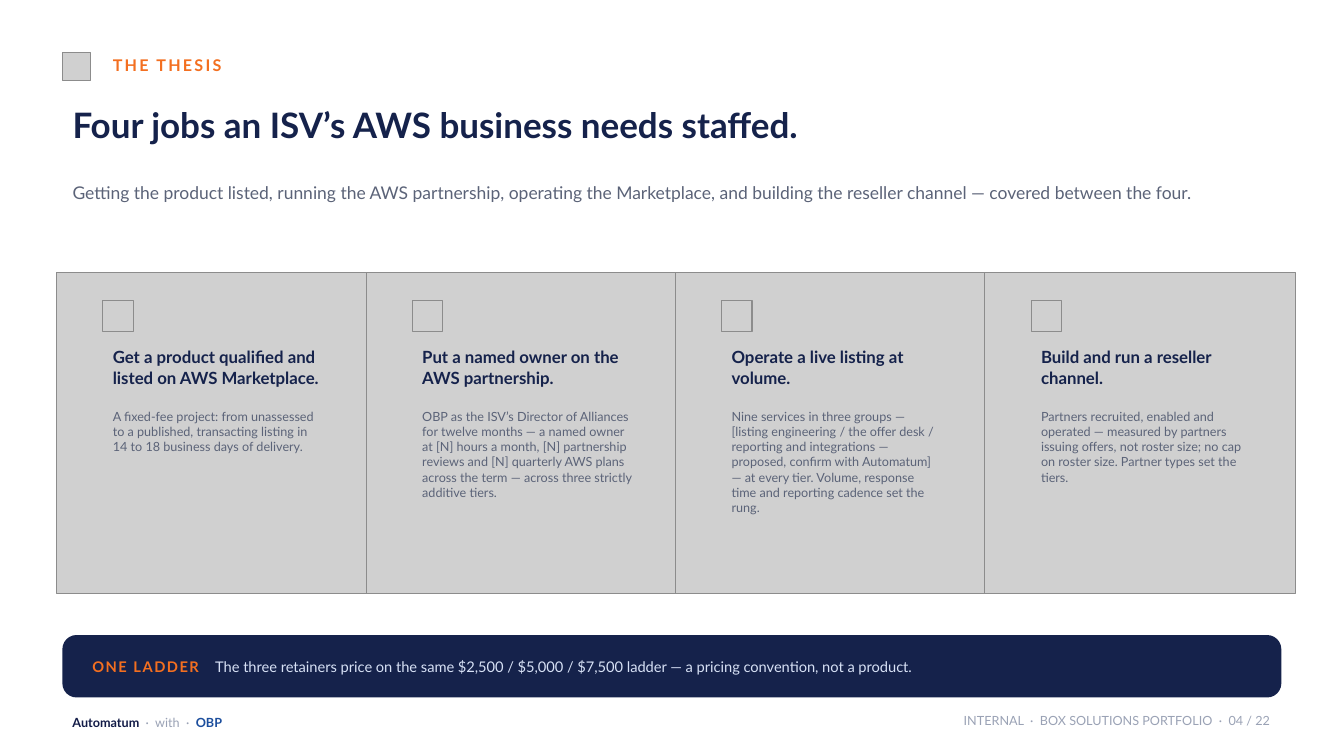
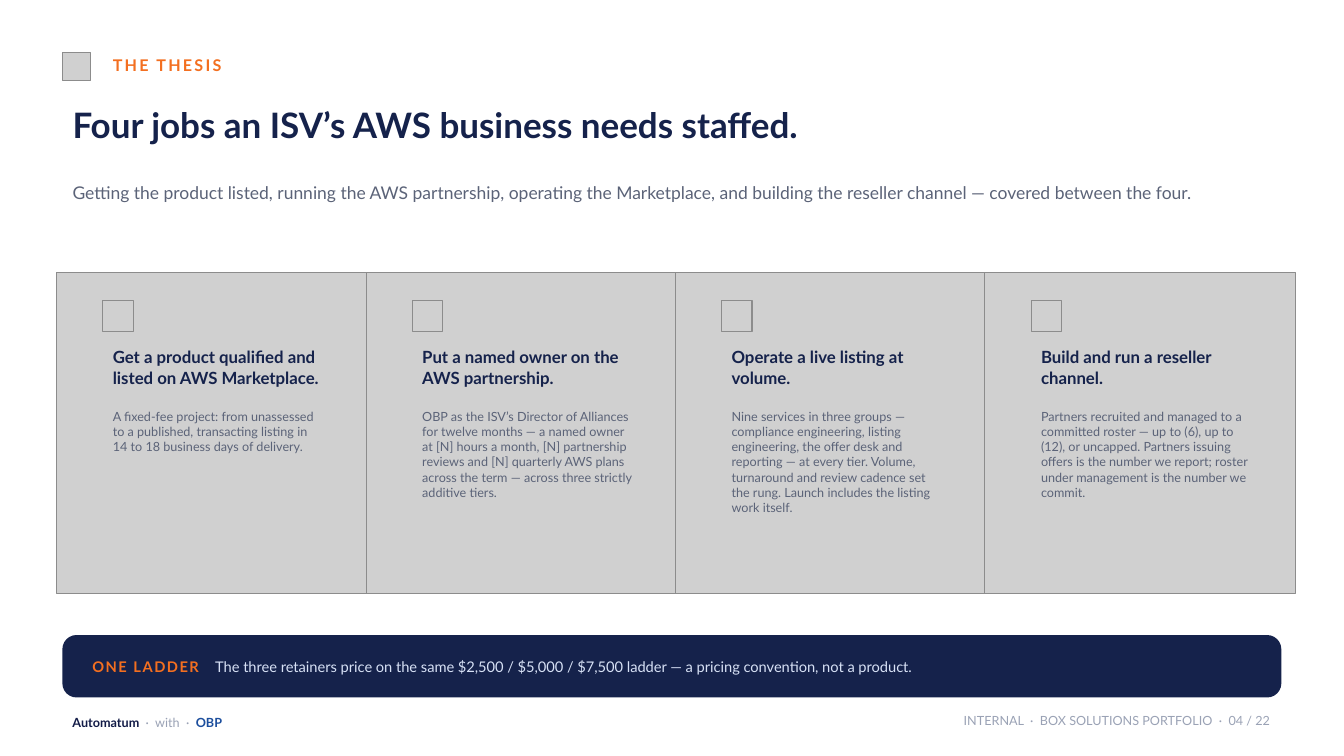
Before and after one commit to KianteEvans/barberbook, a slide deck: slide 4 of docs/deck/BOX_Solutions_Revised.pptx. Drawn at 1344x756 pixels with LibreOffice and Linux fonts; fonts in the diff are those of the drawing; grey boxes stand for pictures; background and template pictures are left out. Boxes give left, top, right and bottom in pixels: in the first picture for what was removed or moved away, otherwise in the second. Text is boxed around its words. In the diff, an @@ line names an element or a change of style, - is before the commit and + after.

```diff
--- a/docs/deck/BOX_Solutions_Revised.pptx
+++ b/docs/deck/BOX_Solutions_Revised.pptx
@@ text at <box>732,412,930,512</box>: text changed @@
-Nine services in three groups — [listing engineering / the offer desk / reporting and integrations — proposed, confirm with Automatum] — at every tier. Volume, response time and reporting cadence set the rung.
+Nine services in three groups — compliance engineering, listing engineering, the offer desk and reporting — at every tier. Volume, turnaround and review cadence set the rung. Launch includes the listing work itself.
@@ text at <box>1041,412,1248,497</box>: text changed @@
-Partners recruited, enabled and operated — measured by partners issuing offers, not roster size; no cap on roster size. Partner types set the tiers.
+Partners recruited and managed to a committed roster — up to (6), up to (12), or uncapped. Partners issuing offers is the number we report; roster under management is the number we commit.
```
Also in this commit, not shown: 7 other slides changed, 2 other files.
